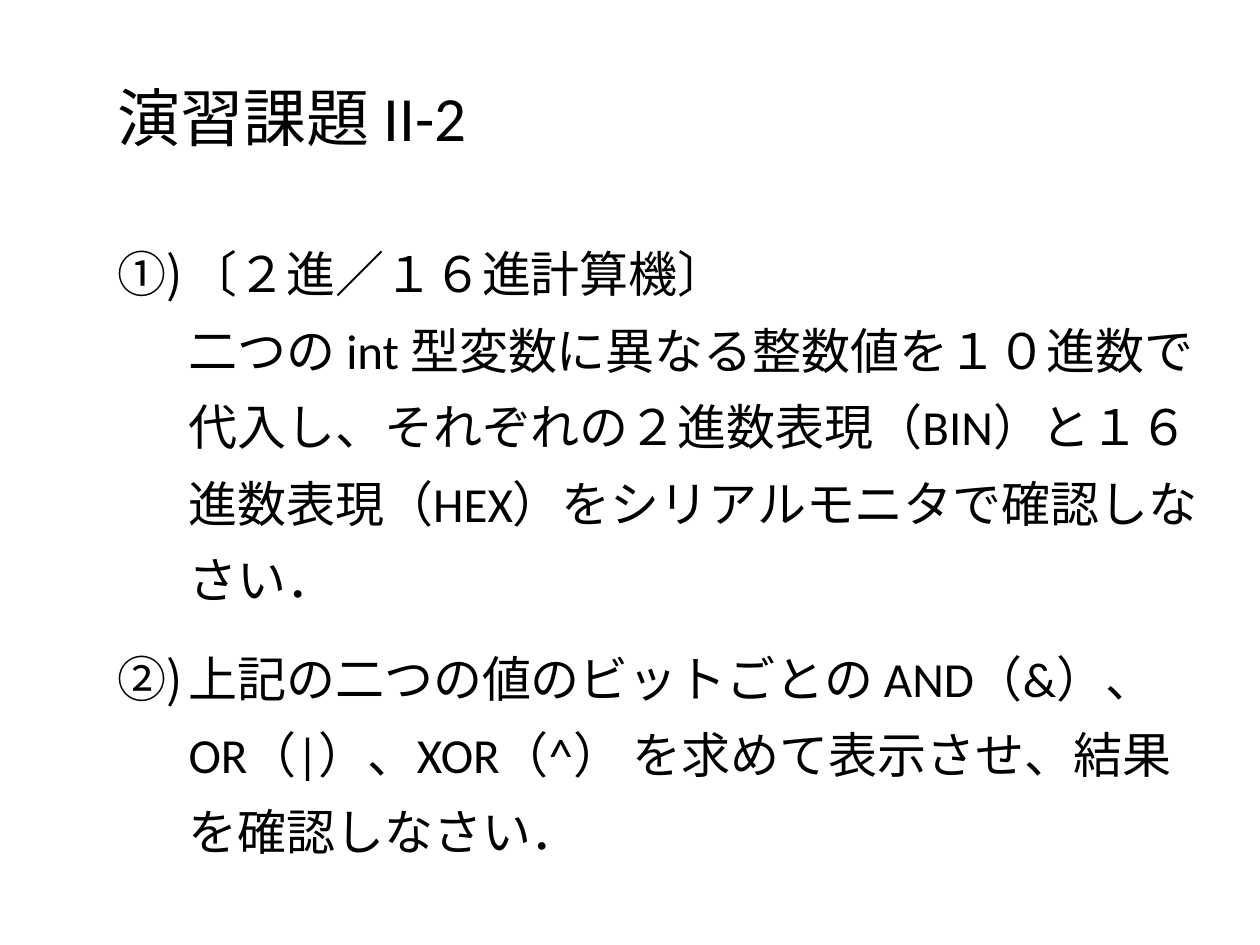
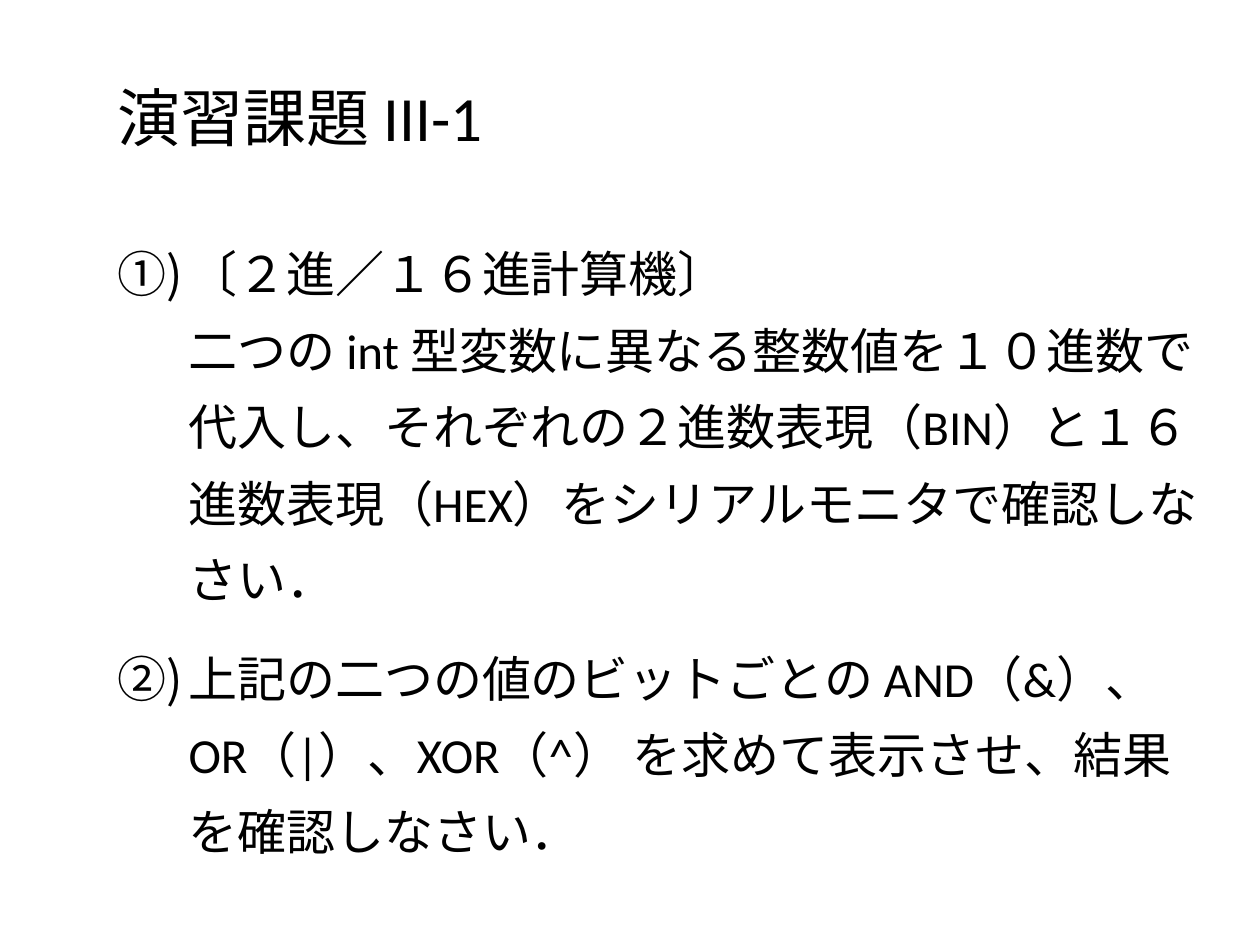
Before and after one commit to MatsK/Courses, a slide deck: slide 18 of CS2/Arduino入門.pptx. Drawn at 1260x945 pixels with LibreOffice and Linux fonts; fonts in the diff are those of the drawing; background and template pictures are left out. Boxes give left, top, right and bottom in pixels: in the first picture for what was removed or moved away, otherwise in the second. Text is boxed around its words. In the diff, an @@ line names an element or a change of style, - is before the commit and + after.

```diff
--- a/CS2/Arduino入門.pptx
+++ b/CS2/Arduino入門.pptx
@@ title at (118, 88, 483, 147): text changed @@
-演習課題 II-2
+演習課題 III-1
```
Also in this commit, not shown: 3 other slides changed, 4 slides added, 21 other files.
